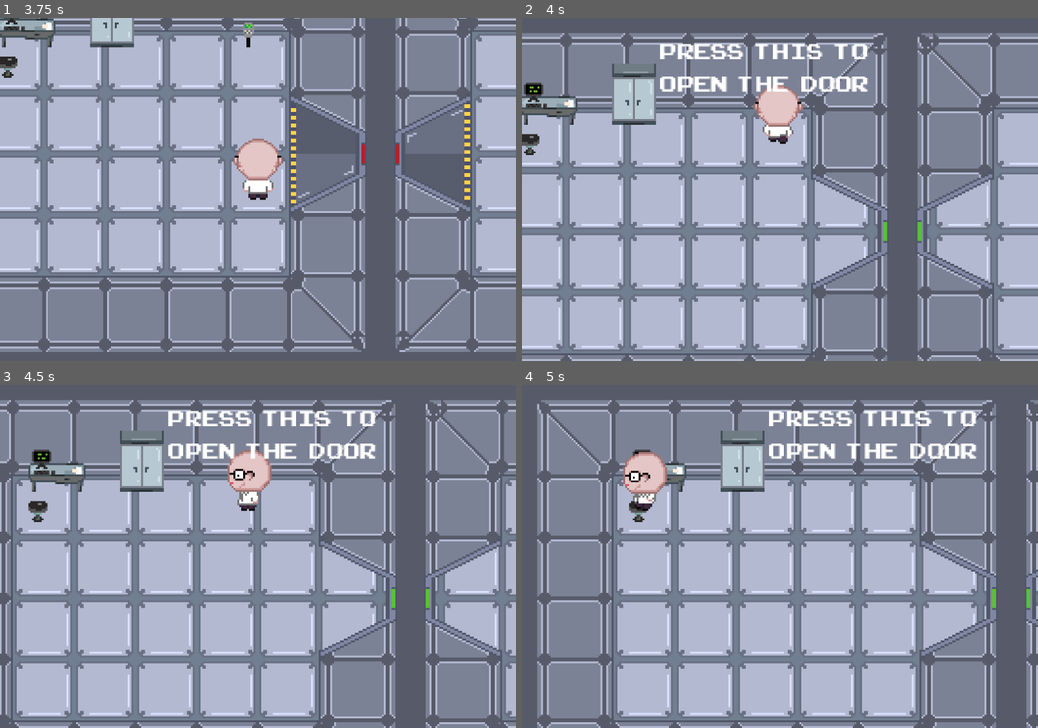
Above: before the commit, frames 1-4 (two rows, left to right).
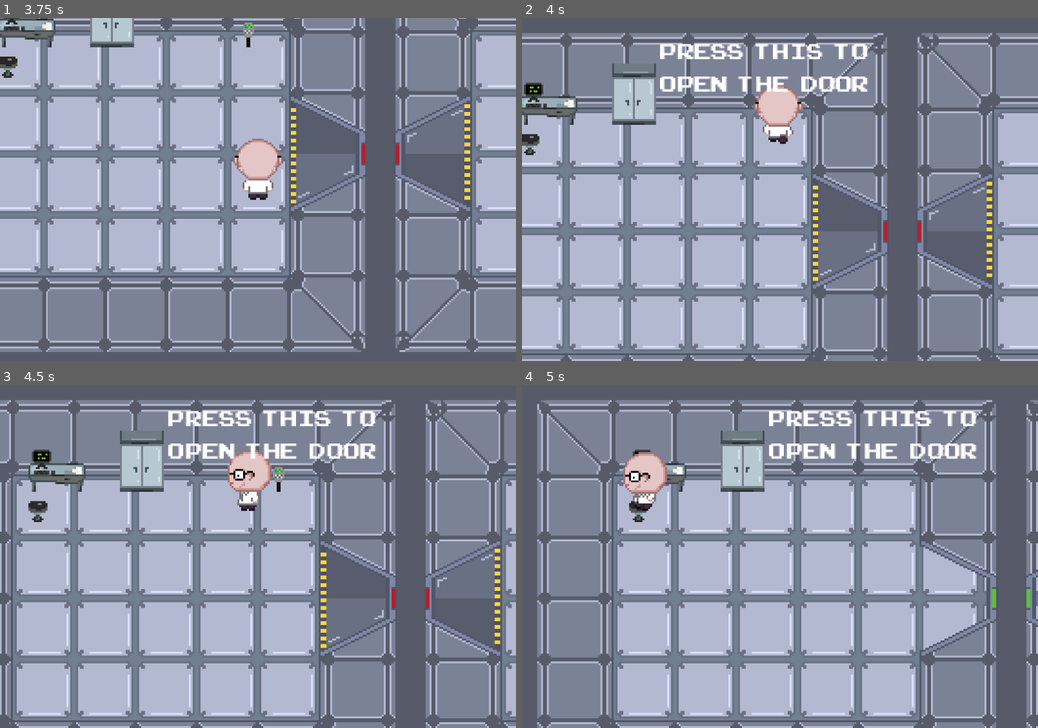
Above: after the commit, the same moments.

Repository: Pi-pol/Tachyon-race
Game: Godot game, scene res://Scenes/title.tscn
Two runs of this game, one before a commit and one after it. Both use one fixed random seed, a clock stepped at 60 frames per second and the inputs below.
Inputs (mouse positions are in pixels of both pictures, inside the frame that each line leads up to):
- Up to frame 1 (3.75 s): tap Enter at 0.5 s; move the mouse to (371, 172) at 0.52 s; hold Right (ui_right) 0.53-1.25 s; click (371, 172) at 0.67 s; click (258, 162) at 1.25 s; tap Space at 2 s; move the mouse to (154, 206) at 2.02 s; hold Down (ui_down) 2.03-2.78 s; move the mouse to (309, 114) at 2.77 s; hold Right (ui_right) 2.78-3.53 s; move the mouse to (232, 258) at 3.52 s; hold Up (ui_up) from 3.53 s (still down); click (232, 258) at 3.67 s
- Up to frame 2 (4 s): keep holding Up (ui_up)
- Up to frame 3 (4.5 s): move the mouse to (412, 607) at 4.27 s; release Up (ui_up) at 4.28 s; hold Left (ui_left) from 4.28 s (still down)
- Up to frame 4 (5 s): keep holding Left (ui_left)

Frame 1 is identical in both runs. In frame 2, 5.1% of the frame differs, in the area x 56-92%, y 47-78%; in frame 3, 5.1%, in the area x 52-98%, y 23-78%; in frame 4, nothing differs.

Commit message:
added sounds

Diff:
--- a/Scenes/1stlevel.tscn
+++ b/Scenes/1stlevel.tscn
@@ -1,10 +1,11 @@
-[gd_scene load_steps=23 format=3 uid="uid://oo0vn7fcpglf"]
+[gd_scene load_steps=24 format=3 uid="uid://oo0vn7fcpglf"]
 
 [ext_resource type="PackedScene" uid="uid://dtk3e2suufm0m" path="res://Scenes/player.tscn" id="1_y7u1b"]
 [ext_resource type="Texture2D" uid="uid://dpb31771lqv1" path="res://sth.png" id="2_40tig"]
 [ext_resource type="PackedScene" uid="uid://bsc27jlyp74gh" path="res://Scenes/action_emmiter.tscn" id="2_pu3r0"]
 [ext_resource type="Texture2D" uid="uid://begckgk320i22" path="res://character.png" id="2_xif6h"]
 [ext_resource type="Script" path="res://Scripts/PushBox.gd" id="3_fsm57"]
+[ext_resource type="AudioStream" uid="uid://c4v3345i5mcrw" path="res://Assets/SFX/button.wav" id="5_pl653"]
 [ext_resource type="PackedScene" uid="uid://byvm3u2388a0w" path="res://Scenes/button_game.tscn" id="6_4hc3a"]
 [ext_resource type="PackedScene" path="res://Scenes/base_tilemap.tscn" id="7_fkt6h"]
 [ext_resource type="PackedScene" path="res://Scenes/doors_tilemap.tscn" id="8_k6orn"]
@@ -114,6 +115,9 @@
 visible = false
 position = Vector2(176, 30)
 
+[node name="AudioStreamPlayer2D" type="AudioStreamPlayer2D" parent="ButtonGame"]
+stream = ExtResource("5_pl653")
+
 [node name="TileMap" parent="." instance=ExtResource("7_fkt6h")]
 layer_0/tile_data = PackedInt32Array(65537, 0, 0, 65538, 0, 0, 65539, 0, 0, 65540, 0, 0, 65541, 0, 0, 131077, 0, 0, 131 …(2175 unchanged characters)…
 
@@ -190,6 +194,8 @@
 [connection signal="itemCollected" from="item2" to="TileMap/Player" method="_on_item_item_collected"]
 [connection signal="area_entered" from="item2/ActionFild" to="TileMap/Player" method="_on_action_fild_area_entered"]
 
+[editable path="ButtonGame"]
+[editable path="ButtonGame/ActionFild"]
 [editable path="TileMap/Player"]
 [editable path="TileMap/Player/action_emmiter"]
 [editable path="item"]
--- a/Scripts/ButtonGame.gd
+++ b/Scripts/ButtonGame.gd
@@ -3,5 +3,7 @@
 signal door_button_pressed
 
 func _on_action_fild_area_entered(area):
+	$AudioStreamPlayer2D.play()
+	await get_tree().create_timer(0.7).timeout
 	door_button_pressed.emit()
 	queue_free()
Not shown, added: Assets/SFX/button.wav.import
Not shown, added: Assets/SFX/button.wav
Not shown, changed: Assets/SFX/door.wav
